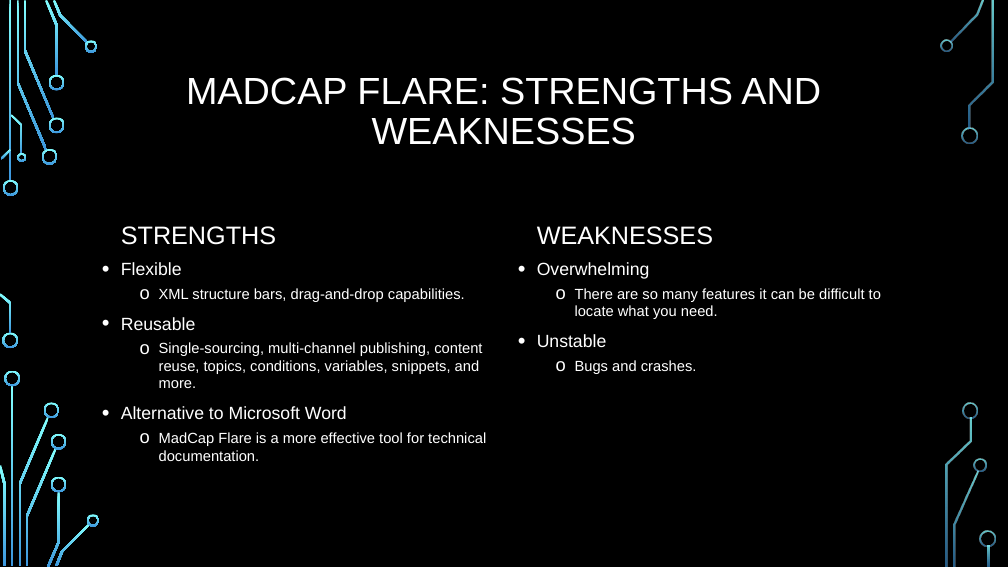
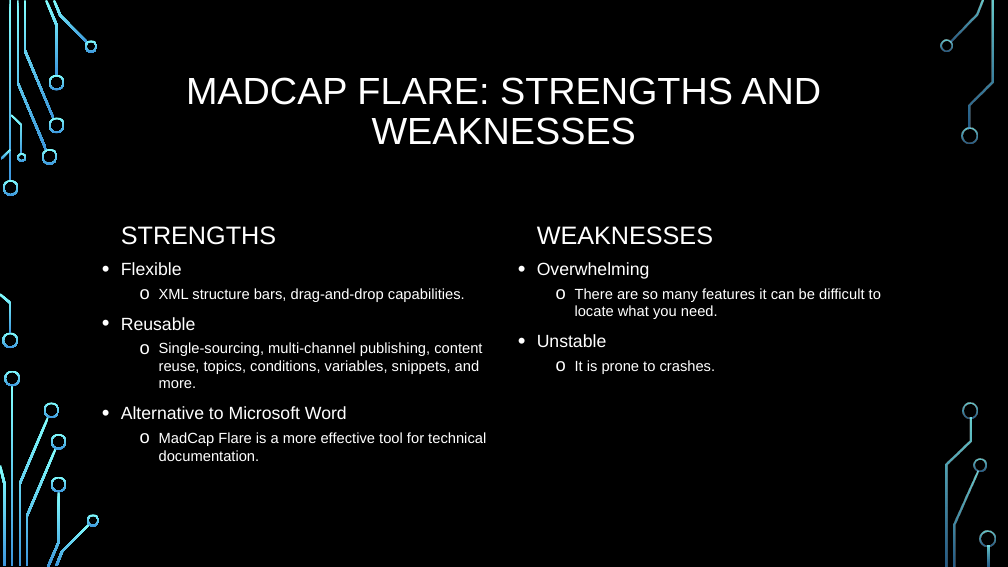
Before and after one commit to ZoeLawson/mcc_tools_tech, a slide deck: slide 7 of Week16-FinalProjects/MadCap Flare and Microsoft Word.pptx. Drawn at 1008x567 pixels with LibreOffice and Linux fonts; fonts in the diff are those of the drawing; background and template pictures are left out. Boxes give left, top, right and bottom in pixels: in the first picture for what was removed or moved away, otherwise in the second. Text is boxed around its words. In the diff, an @@ line names an element or a change of style, - is before the commit and + after.

```diff
--- a/Week16-FinalProjects/MadCap Flare and Microsoft Word.pptx
+++ b/Week16-FinalProjects/MadCap Flare and Microsoft Word.pptx
@@ text at [575, 360, 716, 374]: text changed @@
-  o Bugs and crashes.
+  o It is prone to crashes.
```
